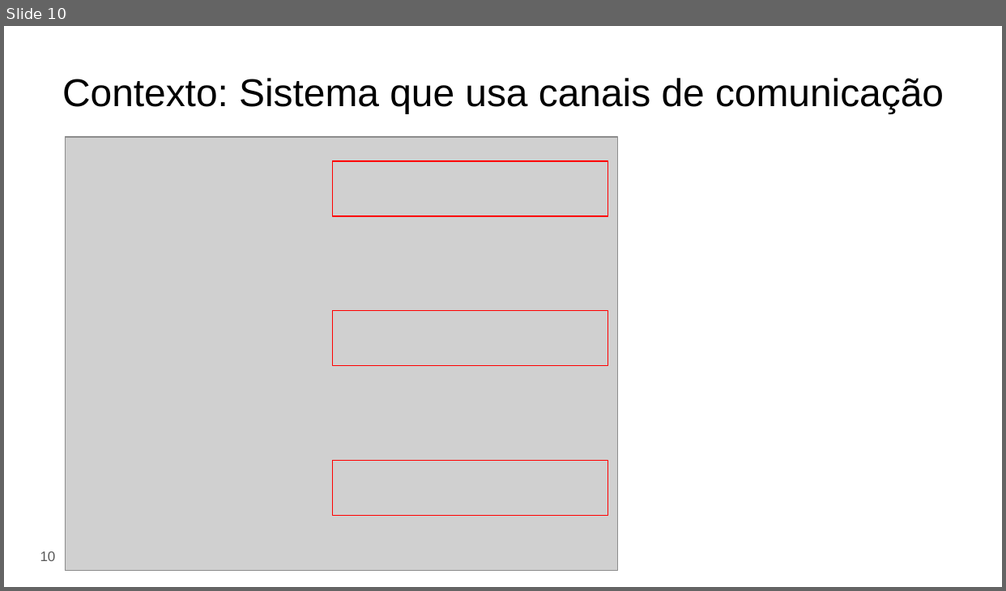
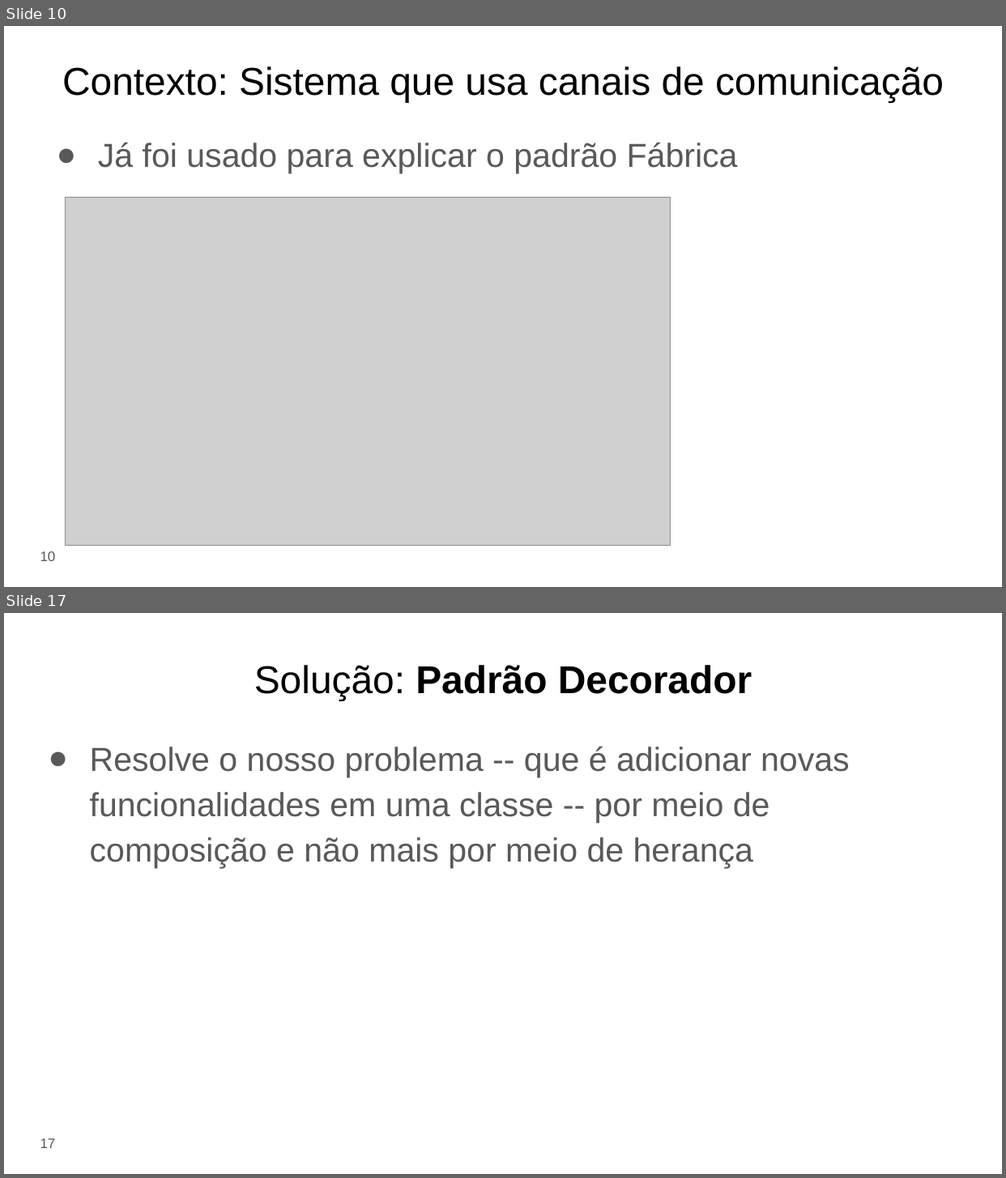
Before and after one commit to eduardocunha11/firstblog, a slide deck: aulas/gsi526/aula17-padroes-de-projeto.pptx. Shown one above the other, each under a label of ours: slide 10 before the commit, slides 10 and 17 after it; the slides between them are not shown. The pictures are 1006x591 and 1006x1178 pixels, drawn with LibreOffice and Linux fonts; fonts in the diff are those of the drawing; grey boxes stand for pictures. Boxes give left, top, right and bottom in pixels: in the first picture for what was removed or moved away, otherwise in the second. Text is boxed around its words. In the diff, an @@ line names an element or a change of style, - is before the commit and + after.

```diff
--- a/aulas/gsi526/aula17-padroes-de-projeto.pptx
+++ b/aulas/gsi526/aula17-padroes-de-projeto.pptx
@@ slide 17 added at bbox=[4, 613, 1002, 1174], background #FFFFFF @@
@@ title added at bbox=[254, 665, 752, 700], 28 pt, text #000000, bold @@
+Solução: Padrão Decorador
@@ text added at bbox=[90, 746, 850, 868], 24 pt, text #595959 @@
+● Resolve o nosso problema -- que é adicionar novas funcionalidades em uma classe -- por meio de composição e não mais por meio de herança
@@ page number added at bbox=[40, 1139, 56, 1148], 10 pt, text #595959 @@
+17
@@ slide 10 changed as well @@
@@ title "Contexto: Sistema que usa canais ...": place and size @@
-title "Contexto: Sistema que usa canais ..." at bbox=[62, 78, 944, 113]
+title "Contexto: Sistema que usa canais ..." at bbox=[62, 66, 944, 102]
@@ text added at bbox=[98, 142, 738, 173], 24 pt, text #595959 @@
+● Já foi usado para explicar o padrão Fábrica
@@ rectangle removed at bbox=[332, 162, 607, 216] @@
@@ picture: place and size @@
-picture at bbox=[66, 137, 619, 571]
+picture at bbox=[66, 197, 671, 545]
@@ rectangle removed at bbox=[332, 311, 607, 366] @@
@@ rectangle removed at bbox=[332, 461, 607, 516] @@
```
Also in this commit, not shown: 4 other slides changed, 46 other slides added, 37 slides removed, 34 other files.
